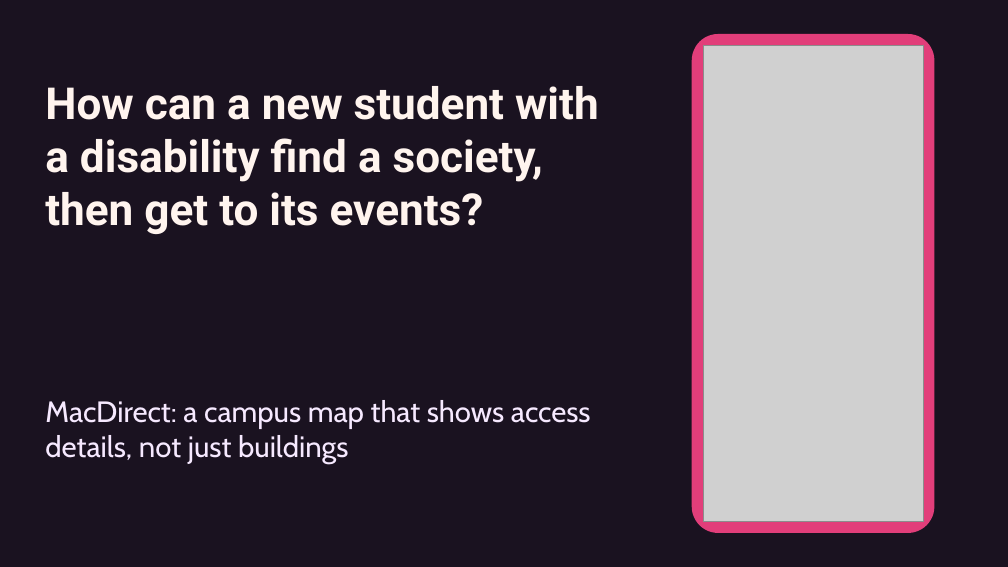
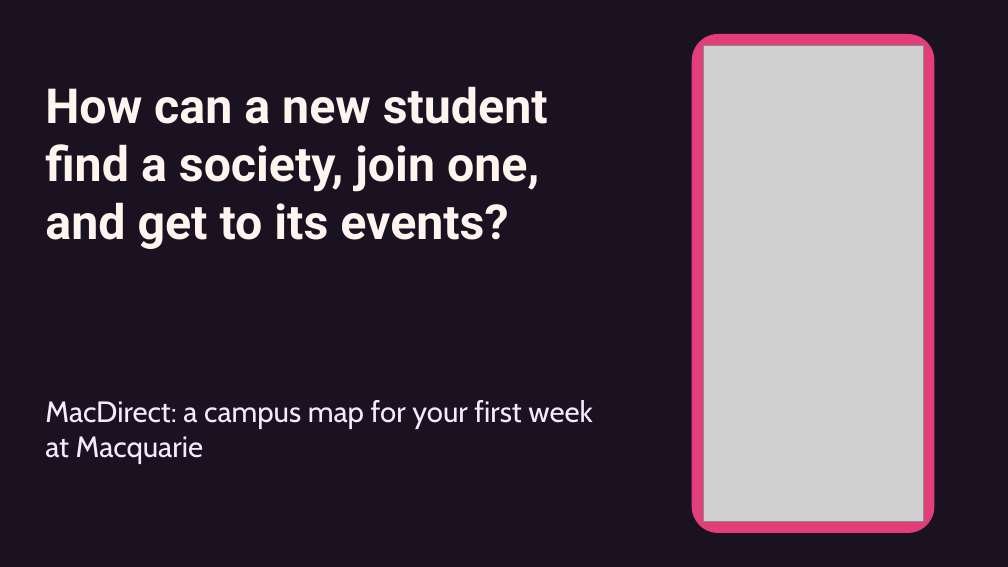
Before and after one commit to anjlaisup2hubgit/MacDirect, a slide deck: slide 1 of slides/MacDirect-5-min-talk.pptx. Drawn at 1008x567 pixels with LibreOffice and Linux fonts; fonts in the diff are those of the drawing; grey boxes stand for pictures. Boxes give left, top, right and bottom in pixels: in the first picture for what was removed or moved away, otherwise in the second. Text is boxed around its words. In the diff, an @@ line names an element or a change of style, - is before the commit and + after.

```diff
--- a/slides/MacDirect-5-min-talk.pptx
+++ b/slides/MacDirect-5-min-talk.pptx
@@ text at box(45, 86, 548, 249): text changed; size 42 to 46 pt @@
-How can a new student with a disability find a society, then get to its events?
+How can a new student find a society, join one, and get to its events?
@@ text at box(45, 400, 592, 464): text changed @@
-MacDirect: a campus map that shows access details, not just buildings
+MacDirect: a campus map for your first week at Macquarie
```
Also in this commit, not shown: 3 other slides changed, 1 slide added, 1 slide removed.
